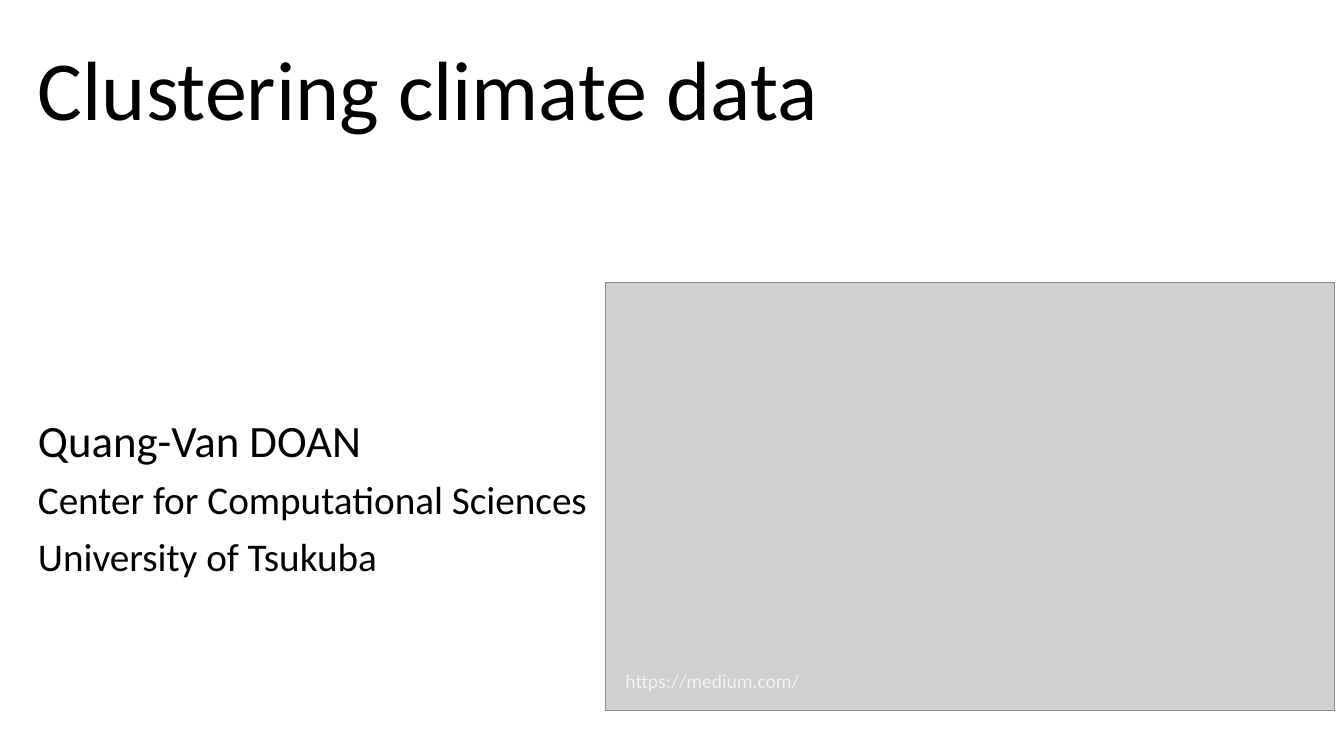
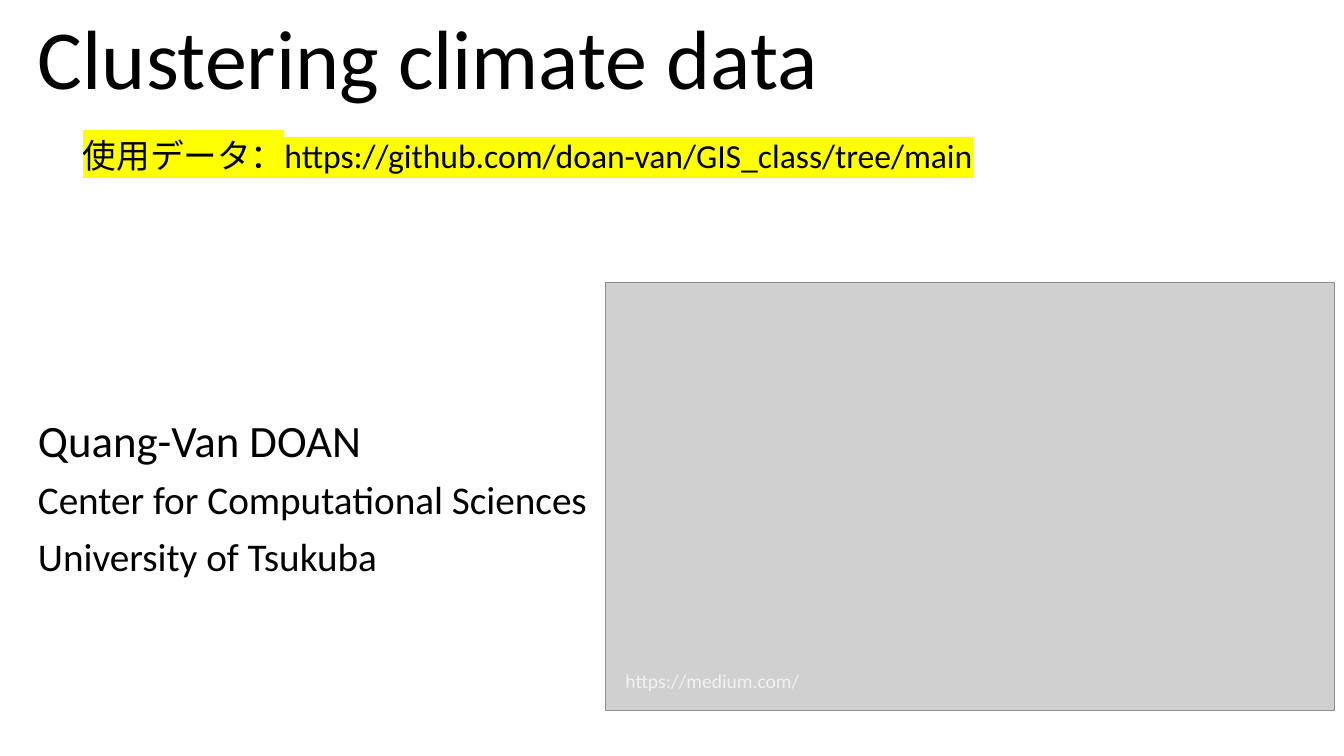
Before and after one commit to doan-van/GIS_class, a slide deck: slide 1 of Clustering_spatial_data_with_python.pptx. Drawn at 1344x756 pixels with LibreOffice and Linux fonts; fonts in the diff are those of the drawing; grey boxes stand for pictures. Boxes give left, top, right and bottom in pixels: in the first picture for what was removed or moved away, otherwise in the second. Text is boxed around its words. In the diff, an @@ line names an element or a change of style, - is before the commit and + after.

```diff
--- a/Clustering_spatial_data_with_python.pptx
+++ b/Clustering_spatial_data_with_python.pptx
@@ title "Clustering climate data": place and size @@
-title "Clustering climate data" at (38,61,817,135)
+title "Clustering climate data" at (38,30,817,104)
@@ text added at (83,134,972,174), 24 pt, text #000000 @@
+使用データ：https://github.com/doan-van/GIS_class/tree/main
```
Also in this commit, not shown: 1 other slide changed.
